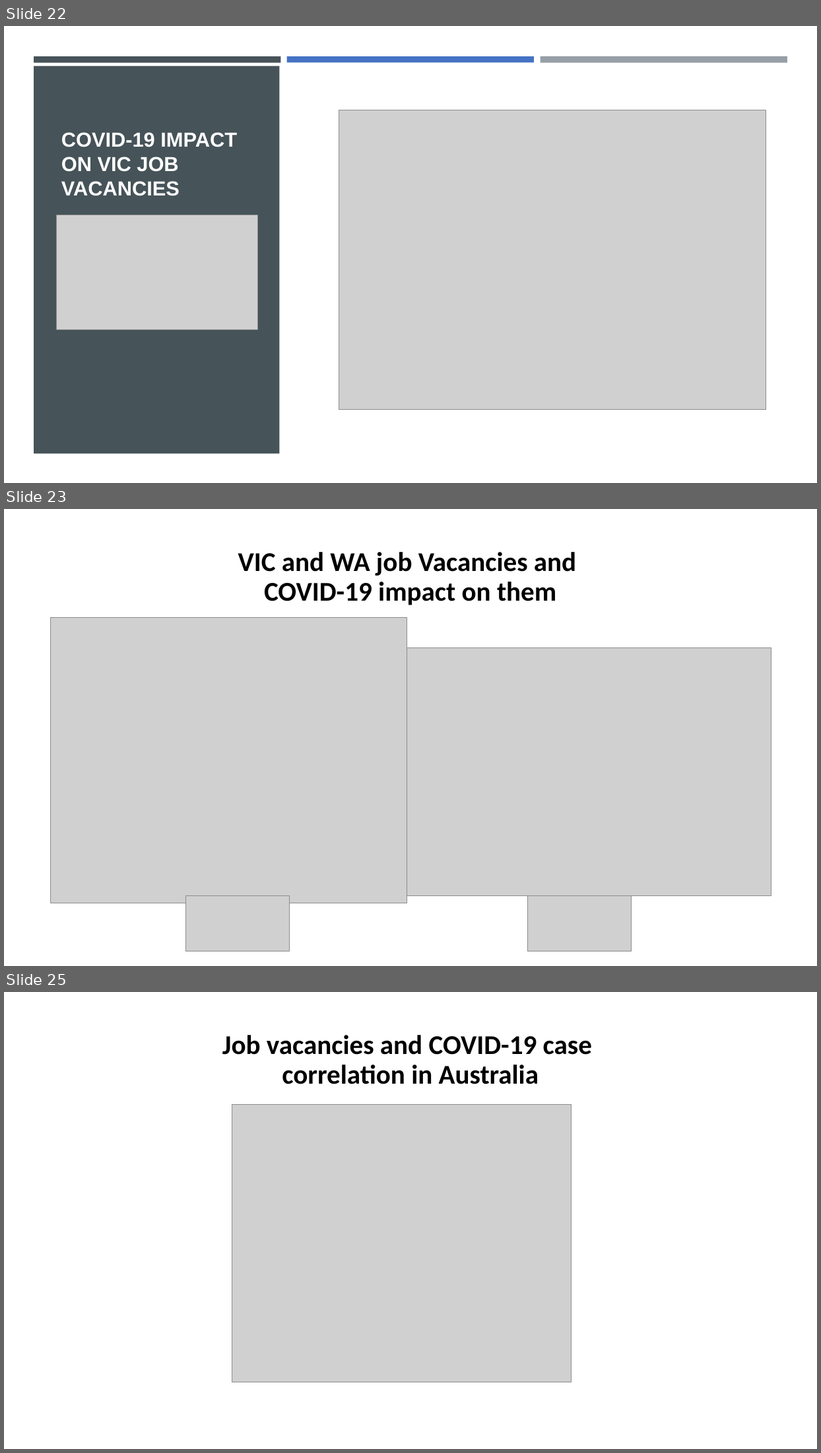
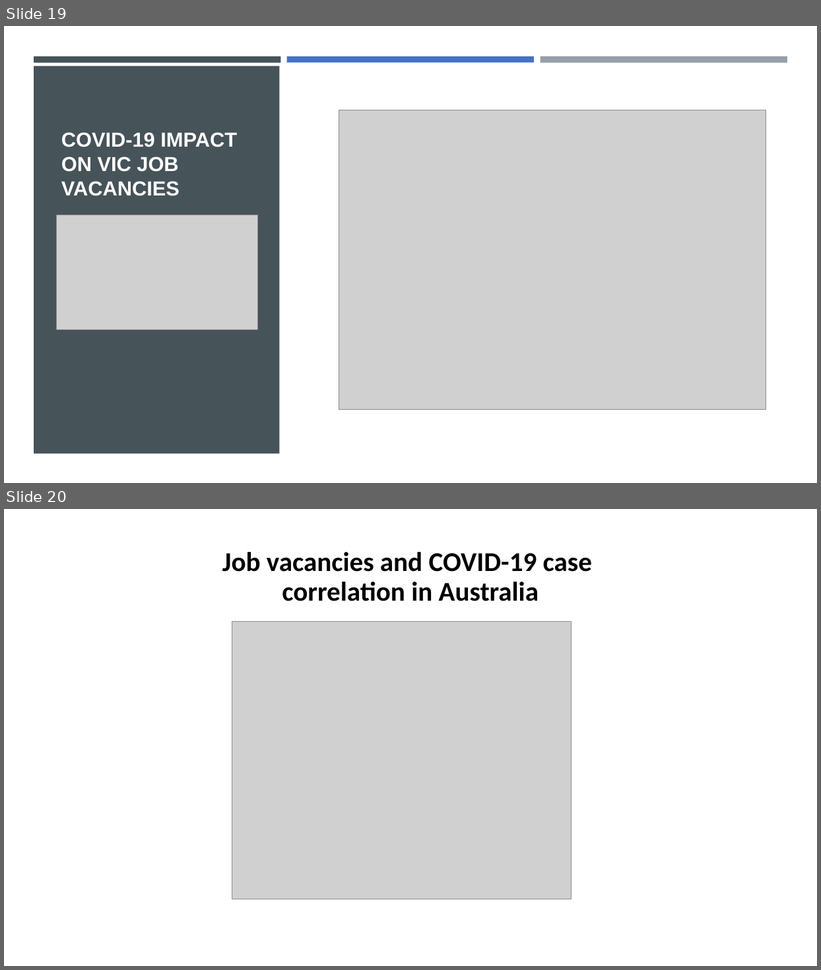
Before and after one commit to xsbaggages/Project_1, a slide deck: Project1.pptx. Shown one above the other, each under a label of ours: slides 22, 23 and 25 before the commit, slides 19 and 20 after it; the slides between them are not shown. The pictures are 821x1453 and 821x970 pixels, drawn with LibreOffice and Linux fonts; fonts in the diff are those of the drawing; grey boxes stand for pictures. Boxes give left, top, right and bottom in pixels: in the first picture for what was removed or moved away, otherwise in the second. Text is boxed around its words. In the diff, an @@ line names an element or a change of style, - is before the commit and + after.

```diff
--- a/Project1.pptx
+++ b/Project1.pptx
@@ slide 23 removed at (4, 509, 817, 966), background #FFFFFF @@
@@ title removed at (238, 552, 576, 605) @@
-VIC and WA job Vacancies and
-COVID-19 impact on them
@@ picture removed at (50, 618, 407, 903) @@
@@ picture removed at (407, 648, 772, 896) @@
@@ picture removed at (186, 896, 290, 952) @@
@@ picture removed at (528, 896, 632, 952) @@
@@ what was slide 22 is now slide 19 @@
@@ what was slide 25 is now slide 20 @@
```
Also in this commit, not shown: 2 slides changed, 4 other slides removed, 8 other files.
